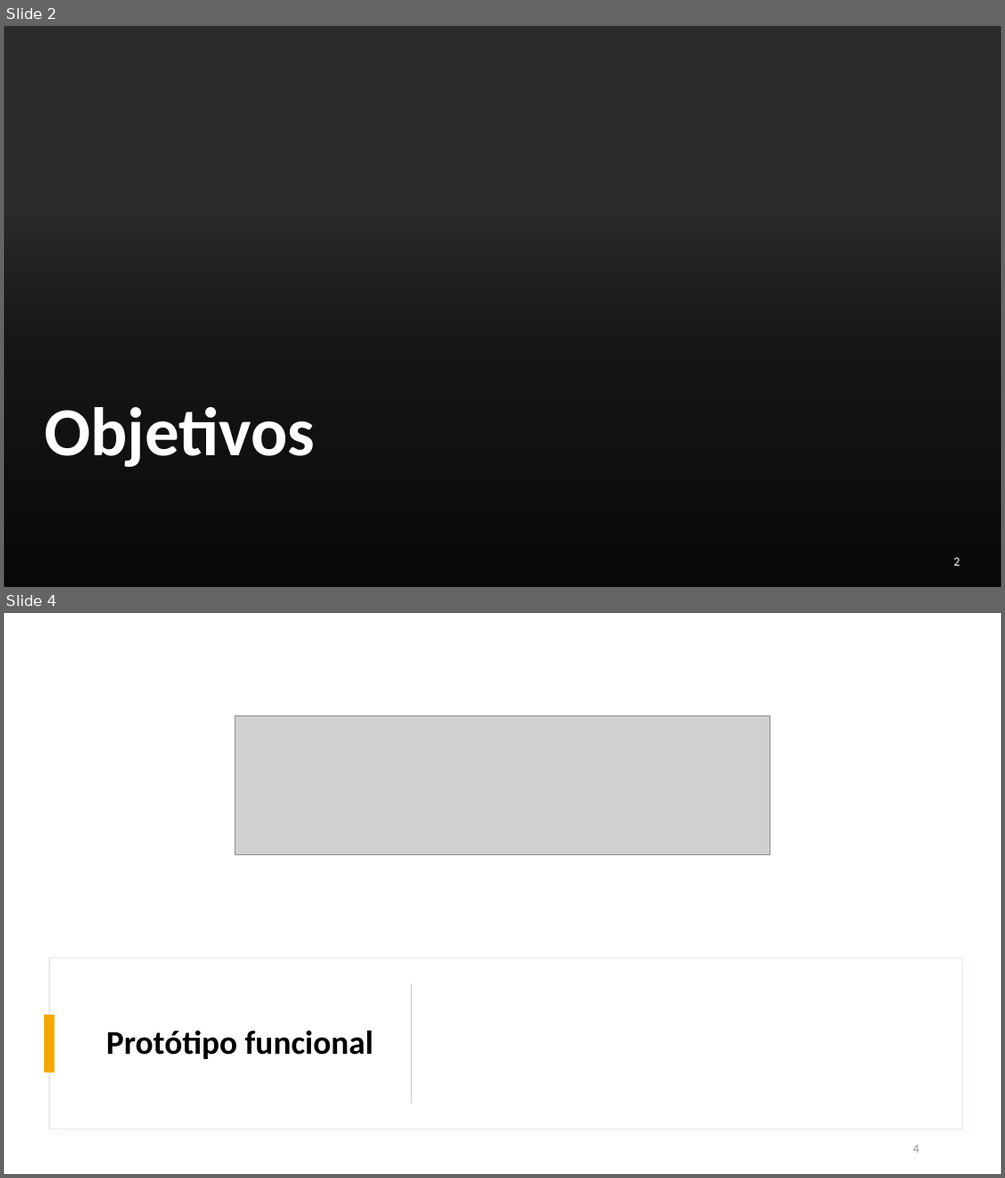
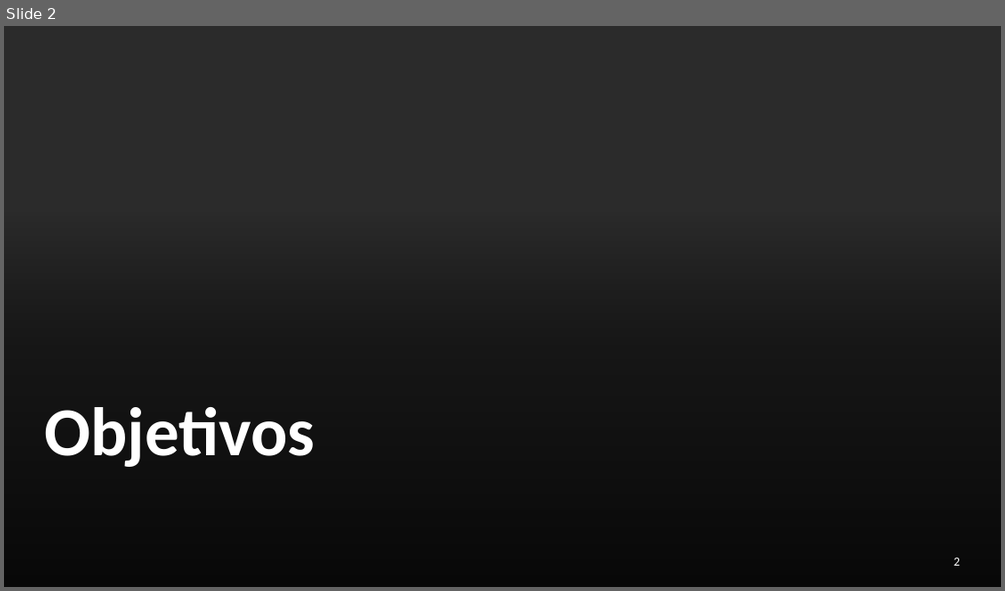
Before and after one commit to Gongas1331/FitLink, a slide deck: apresentações/Apresentação3.pptx. Shown one above the other, each under a label of ours: slides 2 and 4 before the commit, slide 2 after it; the slides between them are not shown. The pictures are 1005x1178 and 1005x591 pixels, drawn with LibreOffice and Linux fonts; fonts in the diff are those of the drawing; grey boxes stand for pictures; background and template pictures are left out; a plain dark background stands for a picture behind light text. Boxes give left, top, right and bottom in pixels: in the first picture for what was removed or moved away, otherwise in the second. Text is boxed around its words. In the diff, an @@ line names an element or a change of style, - is before the commit and + after.

```diff
--- a/apresentações/Apresentação3.pptx
+++ b/apresentações/Apresentação3.pptx
@@ slide 4 removed at box(4, 613, 1001, 1174), background #FFFFFF; not listed: 2 template elements that a slide beside it also shows @@
@@ rectangle removed at box(4, 613, 1001, 1174) @@
@@ picture removed at box(235, 716, 769, 855) @@
@@ rectangle removed at box(49, 957, 963, 1128) @@
@@ rectangle removed at box(411, 983, 412, 1103) @@
@@ rectangle removed at box(44, 1014, 55, 1072) @@
@@ title removed at box(106, 1030, 373, 1059) @@
-Protótipo funcional
@@ page number removed at box(913, 1144, 919, 1152) @@
-4
```
Also in this commit, not shown: 2 slides changed, 3 slides added, 3 other files.
